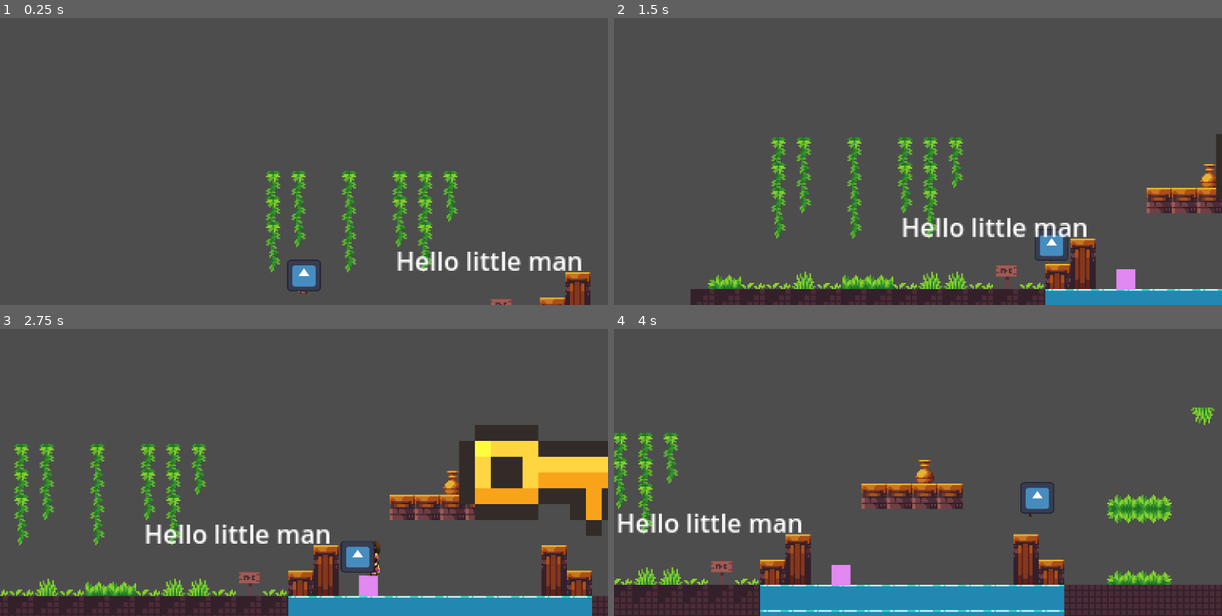
Above: before the commit, frames 1-4 (two rows, left to right).
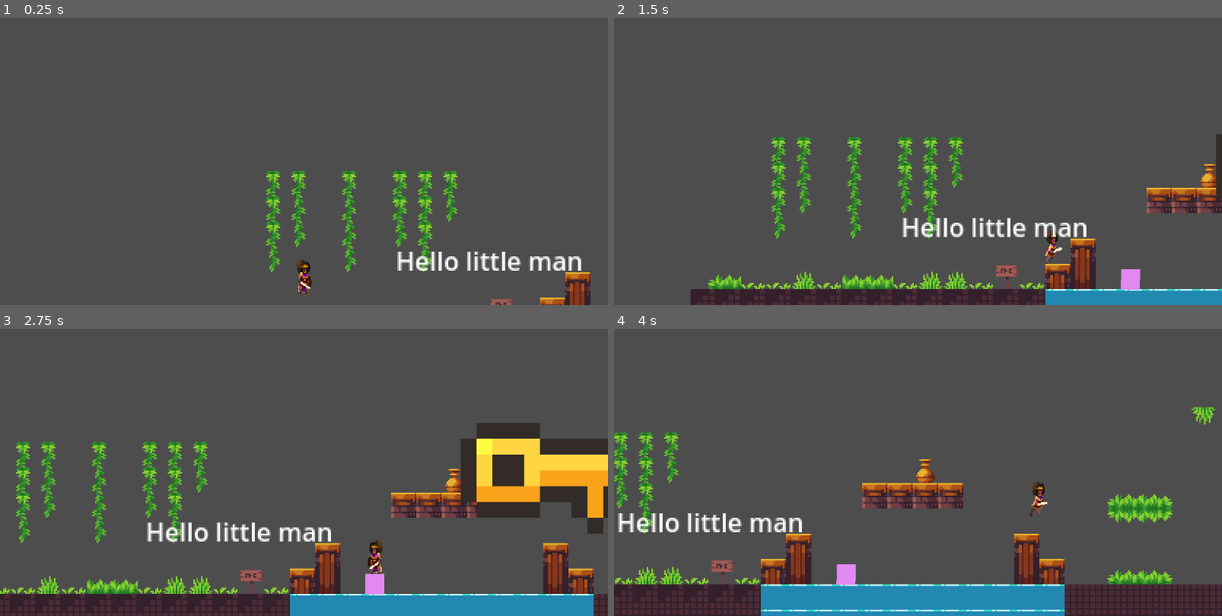
Above: after the commit, the same moments.

Repository: The-E21/TempleExploreDurhack24
Game: Godot game, scene res://Scenes/temple_scene.tscn
Same seed, same stepped clock (60 frames per second), same inputs: the game is played once before the commit and once after it. The engine's default icon, where the game draws it, is replaced by a stand-in: a white triangle on a blue panel in a dark square.
Inputs:
- Up to frame 1 (0.25 s): no input
- Up to frame 2 (1.5 s): hold E (interact) 0.53-1.28 s; hold D (move_right) from 0.53 s (still down); tap Space (jump) at 0.77 s; tap E (interact) at 1.35 s
- Up to frame 3 (2.75 s): tap Space (jump) at 1.52 s; release D (move_right) at 2.03 s; hold A (move_left) from 2.03 s (still down); hold E (interact) from 2.03 s (still down)
- Up to frame 4 (4 s): release A (move_left) at 2.78 s; release E (interact) at 2.78 s; hold D (move_right) from 2.78 s (still down); tap E (interact) at 2.85 s; tap Space (jump) at 3.02, 3.77 s; hold E (interact) from 3.53 s (still down)

The runs differ from the first frame. In frame 1, 0.4% of the frame differs, in the area x 47-53%, y 84-96%; in frame 2, 0.5%; in frame 3, 10%, in the area x 0-100%, y 32-100%; in frame 4, 4.2%.

Commit message:
no more sprite 2d

Diff:
--- a/Scenes/temple_scene.tscn
+++ b/Scenes/temple_scene.tscn
@@ -226,11 +226,6 @@
 rotation_smoothing_enabled = true
 rotation_smoothing_speed = 1.0
 
-[node name="Sprite2D2" type="Sprite2D" parent="Player"]
-position = Vector2(0, -1.90735e-06)
-scale = Vector2(0.167969, 0.15625)
-texture = ExtResource("1_4rxxl")
-
 [node name="CollisionShape2D2" type="CollisionShape2D" parent="Player"]
 shape = SubResource("RectangleShape2D_5vlxl")
 
@@ -251,45 +246,8 @@
 text = "Hello little man"
 horizontal_alignment = 1
 
-[node name="Pressure Plate" parent="."]
-_import_path = NodePath("")
-unique_name_in_owner = false
-process_mode = 0
-process_priority = 0
-process_physics_priority = 0
-process_thread_group = 0
-physics_interpolation_mode = 0
-auto_translate_mode = 0
-editor_description = ""
-[node name="Pressure Plate" parent="."]
-_import_path = NodePath("")
-unique_name_in_owner = false
-process_mode = 0
-process_priority = 0
-process_physics_priority = 0
-process_thread_group = 0
-physics_interpolation_mode = 0
-auto_translate_mode = 0
-editor_description = ""
-position = Vector2(588, 458)
-script = null
-
-[node name="Button" parent="."]
-_import_path = NodePath("")
-unique_name_in_owner = false
-process_mode = 0
-process_priority = 0
-process_physics_priority = 0
-process_thread_group = 0
-physics_interpolation_mode = 0
-auto_translate_mode = 0
-editor_description = ""
-position = Vector2(405, 508)
-script = null
-script = null
-
 [node name="Crate" type="RigidBody2D" parent="." groups=["Crates"]]
-position = Vector2(190, -62)
+position = Vector2(189, -41)
 metadata/_edit_group_ = true
 
 [node name="ColorRect" type="ColorRect" parent="Crate"]
